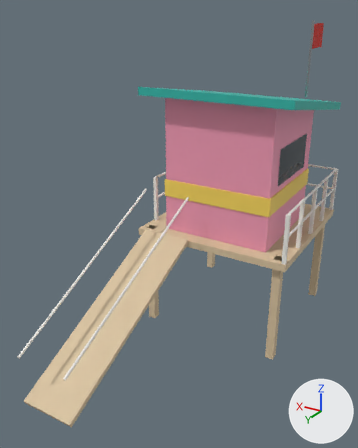
Two versions of the glTF model public/assets/models/props/lifeguard_tower.glb, one commit apart.
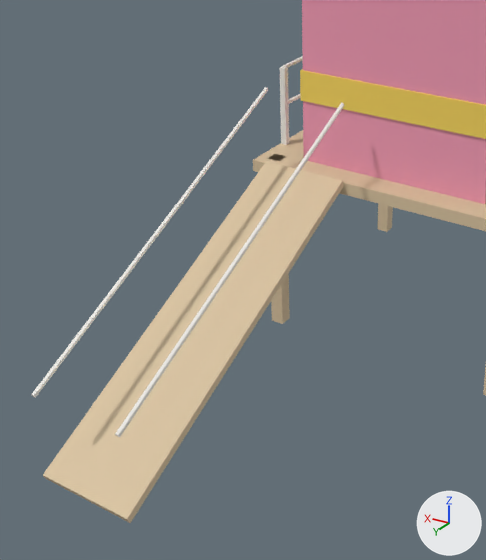
Each version appears first whole from a camera (50 mm lens) standing at (-4.01, 9.31, 5.87) and looking at (0.29, 2.14, 2.29), and next in a close-up on the part from 0% to 74% of the width and 31% to 100% of the height. Every picture has the same lights, and +X, +Y and +Z are marked at lower right. The last two pictures show the newer version. Where no turn or scale is listed for an object, it has been applied to the vertices. Vertices at exactly the same position are counted once.

In view in the first close-up: 'lifeguard_tower_mesh'.
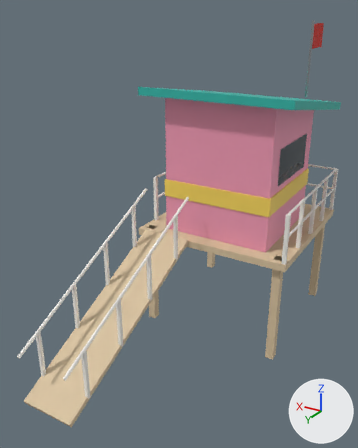
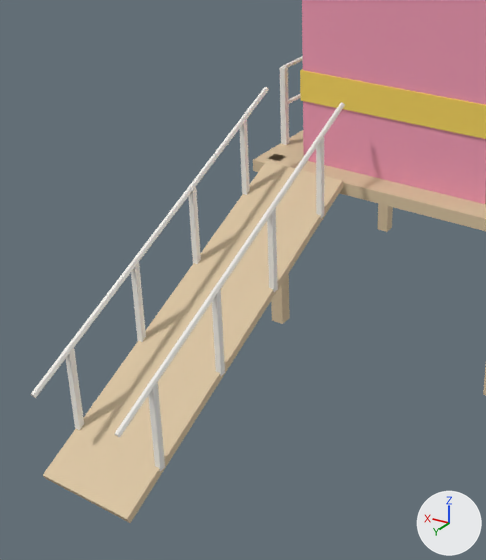
Where the change shows, as pixel boxes [x1, y1, x2, y2] in the close-ups (486 x 560 px):
part 1 of me_lifeguard_tower_mesh, added: after [267, 208, 278, 292]
part 2 of me_lifeguard_tower_mesh, added: after [212, 290, 225, 376]
part 3 of me_lifeguard_tower_mesh, added: after [147, 383, 165, 471]
part 4 of me_lifeguard_tower_mesh, added: after [240, 119, 250, 195]
part 5 of me_lifeguard_tower_mesh, added: after [188, 186, 201, 264]
part 6 of me_lifeguard_tower_mesh, added: after [131, 262, 146, 342]
part 7 of me_lifeguard_tower_mesh, added: after [66, 348, 84, 430]
part 8 of me_lifeguard_tower_mesh, built on: before [31, 87, 344, 437]; after [31, 87, 345, 437]

Patch to the scene script:
```diff
--- a/public/assets/models/props/lifeguard_tower.glb.py
+++ b/public/assets/models/props/lifeguard_tower.glb.py
@@ me_lifeguard_tower_mesh @@
 # used by ob_lifeguard_tower_mesh; location = (0.0, 1.81, 2.6)
-me_lifeguard_tower_mesh.from_pydata(...)  # 395 vertices, 513 faces; spans x -1.6..1.6, y -3.41..3.41, z -3.1..3.1
+me_lifeguard_tower_mesh.from_pydata(...)  # 463 vertices, 617 faces; spans x -1.6..1.6, y -3.41..3.41, z -3.1..3.1
+# me_lifeguard_tower_mesh part 1: a new loose piece, a box spanning x 0.39..0.45, y 1.111..1.171, z -1.538..-0.637, in mat_trim (white #f2f0ea)
+# me_lifeguard_tower_mesh part 2: a new loose piece, a box spanning x 0.39..0.45, y 2.012..2.072, z -1.963..-1.062, in mat_trim (white #f2f0ea)
+# me_lifeguard_tower_mesh part 3: a new loose piece, a box spanning x 0.39..0.45, y 2.911..2.972, z -2.387..-1.488, in mat_trim (white #f2f0ea)
+# me_lifeguard_tower_mesh part 4: a new loose piece, a box spanning x 1.35..1.41, y 0.211..0.271, z -1.112..-0.213, in mat_trim (white #f2f0ea)
+# me_lifeguard_tower_mesh part 5: a new loose piece, a box spanning x 1.35..1.41, y 1.111..1.171, z -1.538..-0.637, in mat_trim (white #f2f0ea)
+# me_lifeguard_tower_mesh part 6: a new loose piece, a box spanning x 1.35..1.41, y 2.012..2.072, z -1.963..-1.062, in mat_trim (white #f2f0ea)
+# me_lifeguard_tower_mesh part 7: a new loose piece, a box spanning x 1.35..1.41, y 2.911..2.972, z -2.387..-1.488, in mat_trim (white #f2f0ea)
+# me_lifeguard_tower_mesh part 8
+# 4 vertices are removed from x 0.44..1.4, y 3.39..3.4, z -1.71..-1.69
+# 22 faces are deleted
+# 3 vertices in x 0.4..1.36, y -0.2..3.4, z -1.69..0.01 move by (0.0, 0.0, 0.01)
+# 11 vertices move from x 0.4..1.39, y -0.22..3.4, z -1.72..0.02 to x 0.39..1.39, y -0.22..3.4, z -1.72..0.02
+# 16 vertices are added at x 0.39..1.41, y -0.22..3.4, z -1.72..0.0
+# 42 new faces join them, mat_trim (white #f2f0ea)
 me_lifeguard_tower_mesh.materials.append(mat_flag)
```
